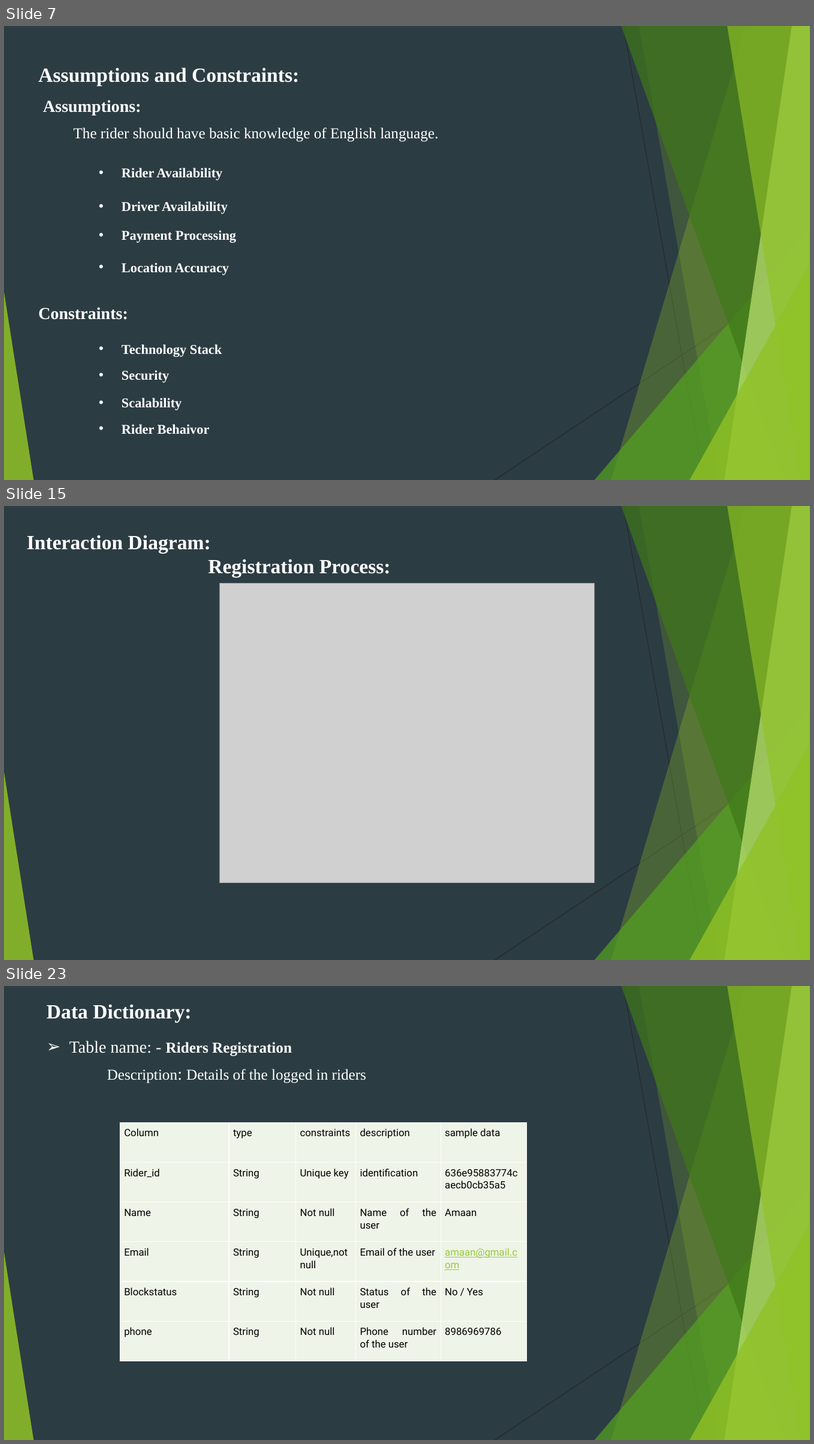
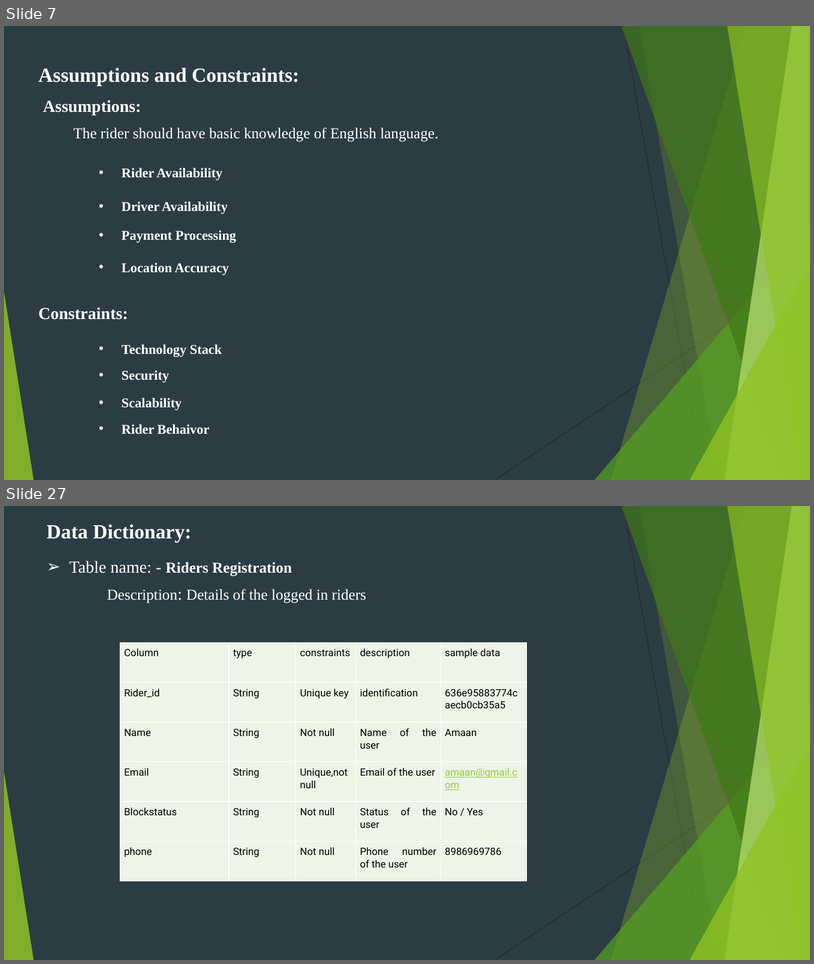
Before and after one commit to AmanPuthawala/UBERCLONE, a slide deck: materials/Uberclone.pptx. Shown one above the other, each under a label of ours: slides 7, 15 and 23 before the commit, slides 7 and 27 after it; the slides between them are not shown. The pictures are 814x1444 and 814x964 pixels, drawn with LibreOffice and Linux fonts; fonts in the diff are those of the drawing; grey boxes stand for pictures. Boxes give left, top, right and bottom in pixels: in the first picture for what was removed or moved away, otherwise in the second. Text is boxed around its words. In the diff, an @@ line names an element or a change of style, - is before the commit and + after.

```diff
--- a/materials/Uberclone.pptx
+++ b/materials/Uberclone.pptx
@@ slide 15 removed at (x1=4, y1=506, x2=810, y2=960), background #2C3C43; not listed: 10 template elements that a slide beside it also shows @@
@@ text removed at (x1=27, y1=535, x2=391, y2=577) @@
-Interaction Diagram:
-Registration Process:
@@ picture removed at (x1=220, y1=583, x2=594, y2=882) @@
@@ what was slide 23 is now slide 27 @@
```
Also in this commit, not shown: 16 slides changed, 14 slides added, 9 other slides removed.
